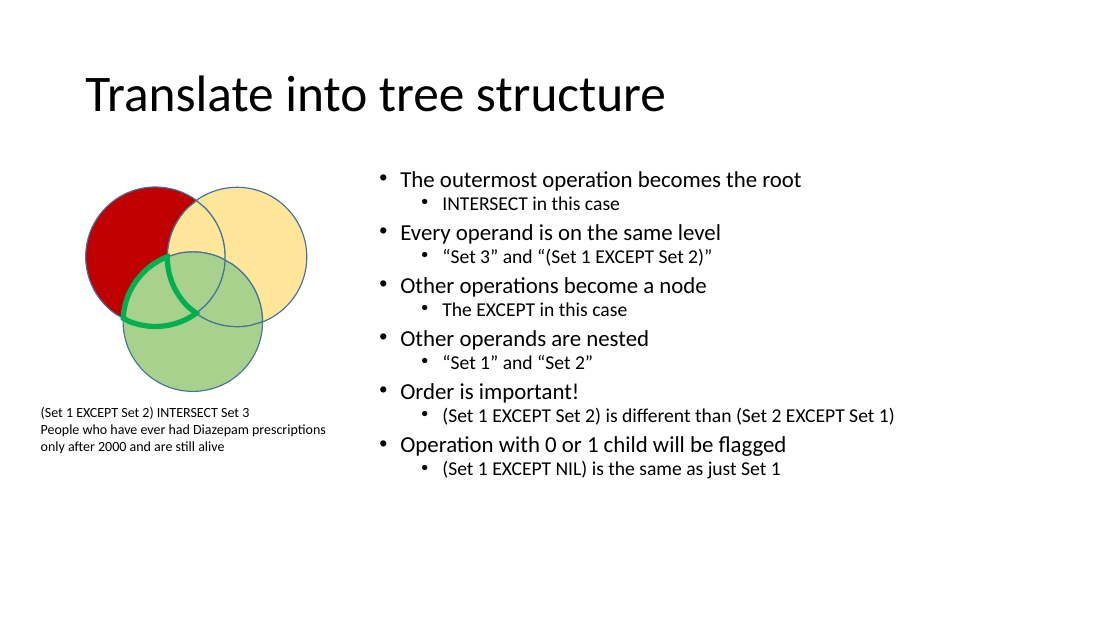
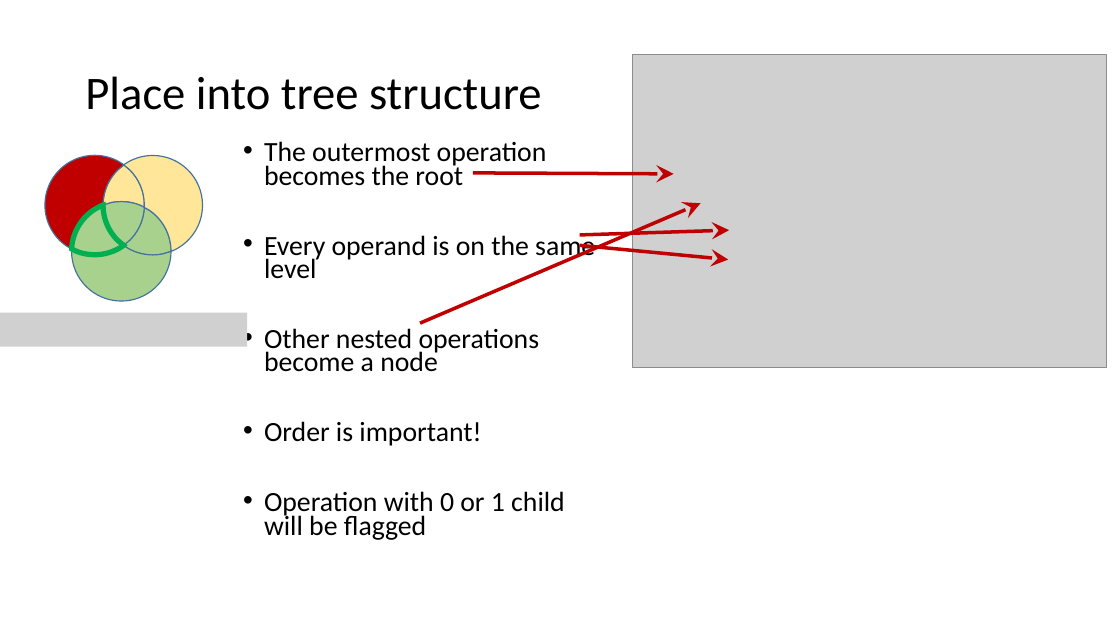
Before and after one commit to HicServices/RDMP, a slide deck: slide 13 of Documentation/Training/CohortBuilder.pptx (slide 9 before the commit). Drawn at 1120x630 pixels with LibreOffice and Linux fonts; fonts in the diff are those of the drawing; grey boxes stand for pictures. Boxes give left, top, right and bottom in pixels: in the first picture for what was removed or moved away, otherwise in the second. Text is boxed around its words. In the diff, an @@ line names an element or a change of style, - is before the commit and + after.

```diff
--- a/Documentation/Training/CohortBuilder.pptx
+++ b/Documentation/Training/CohortBuilder.pptx
@@ picture added at box(633, 55, 1107, 368) @@
@@ title at box(85, 76, 542, 110): text changed; size 44 to 40 pt @@
-Translate into tree structure
+Place into tree structure
@@ text "The outermost operation becomes the ...": place and size @@
-text "The outermost operation becomes the ..." at box(400, 171, 895, 479)
+text "The outermost operation becomes the ..." at box(264, 141, 595, 540)
@@ text at box(264, 141, 595, 540): size 19.6 to 23.8 pt in "The outermost operation becomes the root", "Every operand is on the same level", "Order is important!", "Operation with 0 or 1 child will ..." @@
@@ freeform shape: place and size @@
-freeform shape at box(86, 187, 197, 318)
+freeform shape at box(45, 155, 124, 249)
@@ freeform shape added at box(103, 165, 145, 208), fill #FFE699, outline #43739E 1 pt @@
@@ freeform shape: place and size @@
-freeform shape at box(167, 201, 225, 260)
+freeform shape at box(124, 155, 202, 251)
@@ arrow added from (473, 173) to (674, 174), #C00000 3 pt @@
@@ freeform shape: place and size @@
-freeform shape at box(124, 257, 197, 327)
+freeform shape at box(71, 205, 124, 255)
@@ freeform shape added at box(103, 202, 145, 245), fill #A9D18E, outline #43739E 1 pt @@
@@ freeform shape: place and size @@
-freeform shape at box(196, 260, 262, 327)
+freeform shape at box(124, 208, 171, 255)
@@ freeform shape removed at box(197, 187, 307, 322) @@
@@ arrow added from (420, 323) to (701, 203), #C00000 3 pt @@
@@ text at box(442, 196, 620, 210): paragraph removed @@
-  • INTERSECT in this case
@@ arrow added from (580, 235) to (729, 230), #C00000 3 pt @@
@@ freeform shape: place and size @@
-freeform shape at box(167, 252, 225, 313)
+freeform shape at box(71, 245, 171, 301)
@@ arrow added from (580, 245) to (728, 260), #C00000 3 pt @@
@@ picture added at box(0, 313, 247, 346) @@
@@ freeform shape removed at box(124, 313, 263, 392) @@
@@ text at box(264, 328, 540, 372): text changed; size 16.8 to 23.8 pt @@
-  • “Set 3” and “(Set 1 EXCEPT Set 2)”
-• Other operations become a node
-  • The EXCEPT in this case
-• Other operands are nested
-  • “Set 1” and “Set 2”
+• Other nested operations become a node
@@ text removed at box(41, 407, 326, 454) @@
-(Set 1 EXCEPT Set 2) INTERSECT Set 3
-People who have ever had Diazepam prescriptions only after 2000 and are still alive
@@ text at box(442, 408, 895, 425): paragraph removed @@
-  • (Set 1 EXCEPT Set 2) is different than (Set 2 EXCEPT Set 1)
@@ text at box(442, 461, 781, 479): paragraph removed @@
-  • (Set 1 EXCEPT NIL) is the same as just Set 1
```
Also in this commit, not shown: 3 other slides changed, 10 slides added, 1 slide removed.
